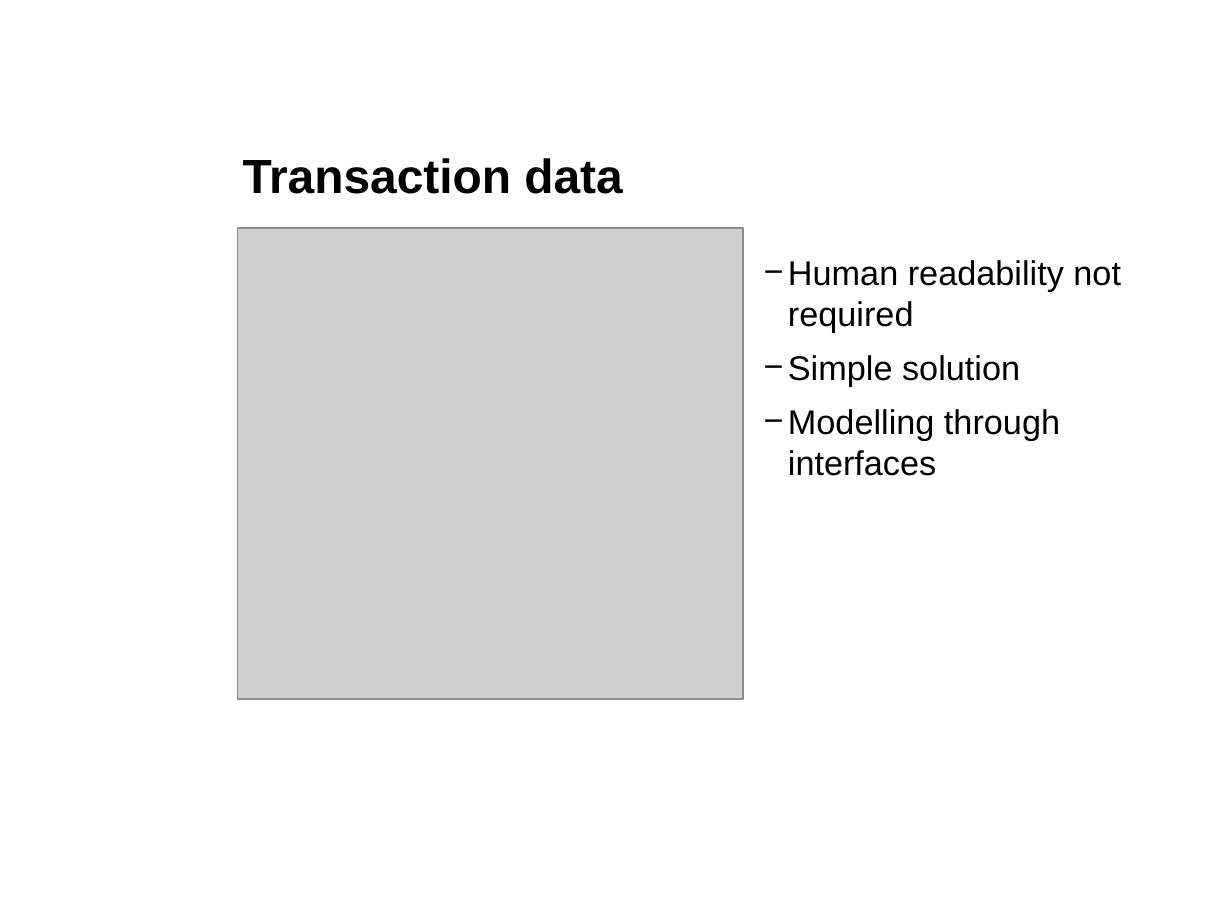
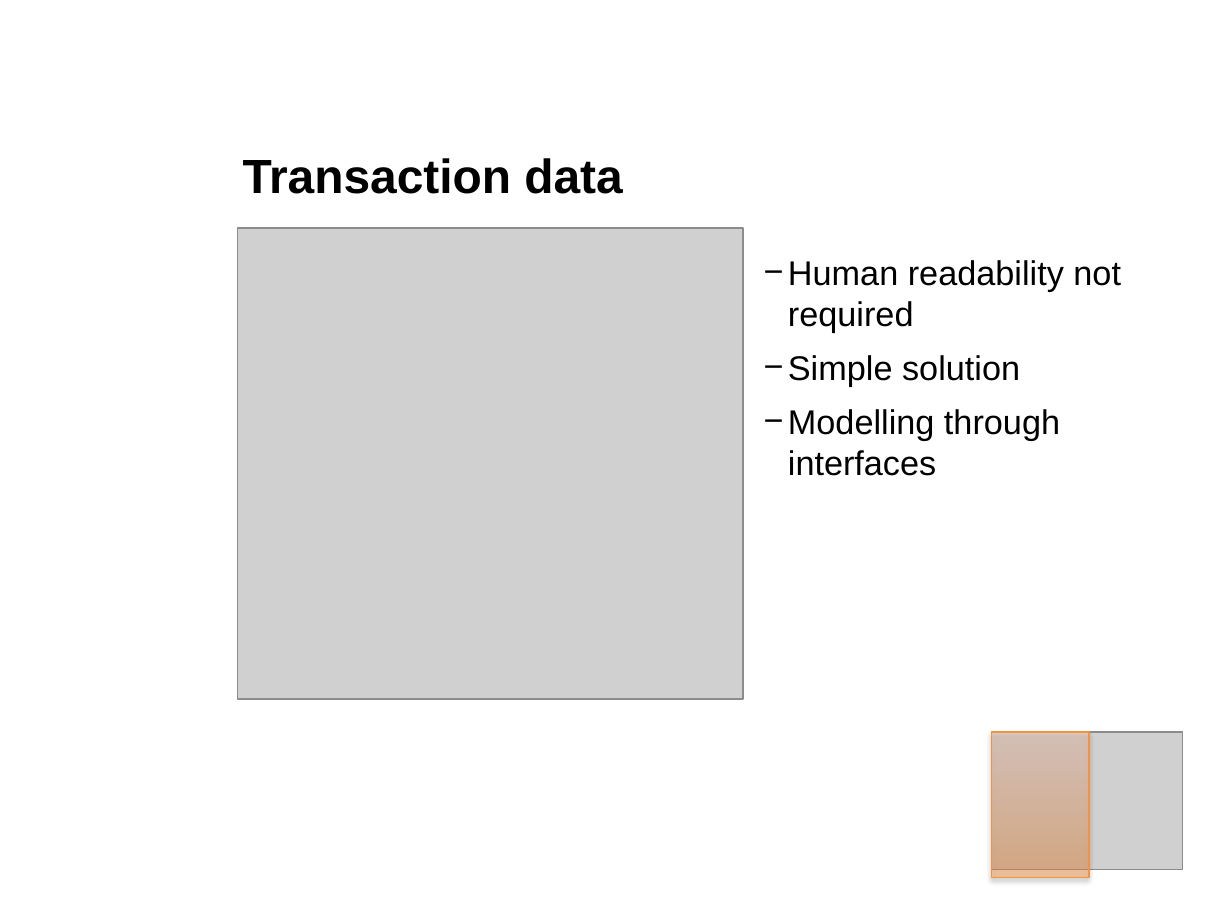
Before and after one commit to boskoop/comet-pinball, a slide deck: slide 16 of doc/presentation/presentation.pptx. Drawn at 1232x924 pixels with LibreOffice and Linux fonts; fonts in the diff are those of the drawing; grey boxes stand for pictures; background and template pictures are left out. Boxes give left, top, right and bottom in pixels: in the first picture for what was removed or moved away, otherwise in the second. Text is boxed around its words. In the diff, an @@ line names an element or a change of style, - is before the commit and + after.

```diff
--- a/doc/presentation/presentation.pptx
+++ b/doc/presentation/presentation.pptx
@@ picture added at [992,732,1183,870] @@
@@ rectangle added at [992,732,1089,877], fill gradient #FF953E to #FFD2BD, outline #F69240 0.75 pt @@
```
Also in this commit, not shown: 2 other slides changed.
